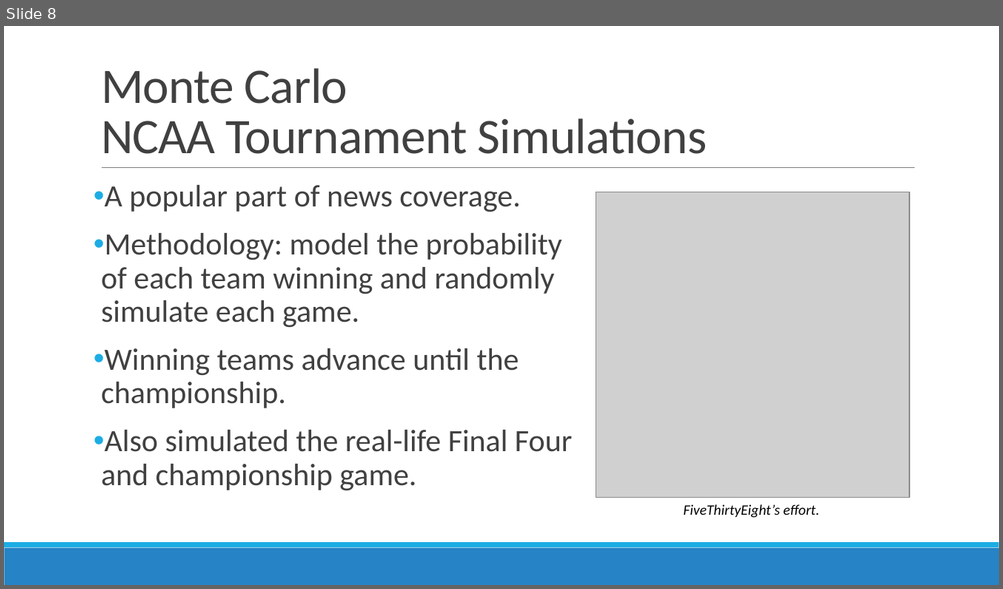
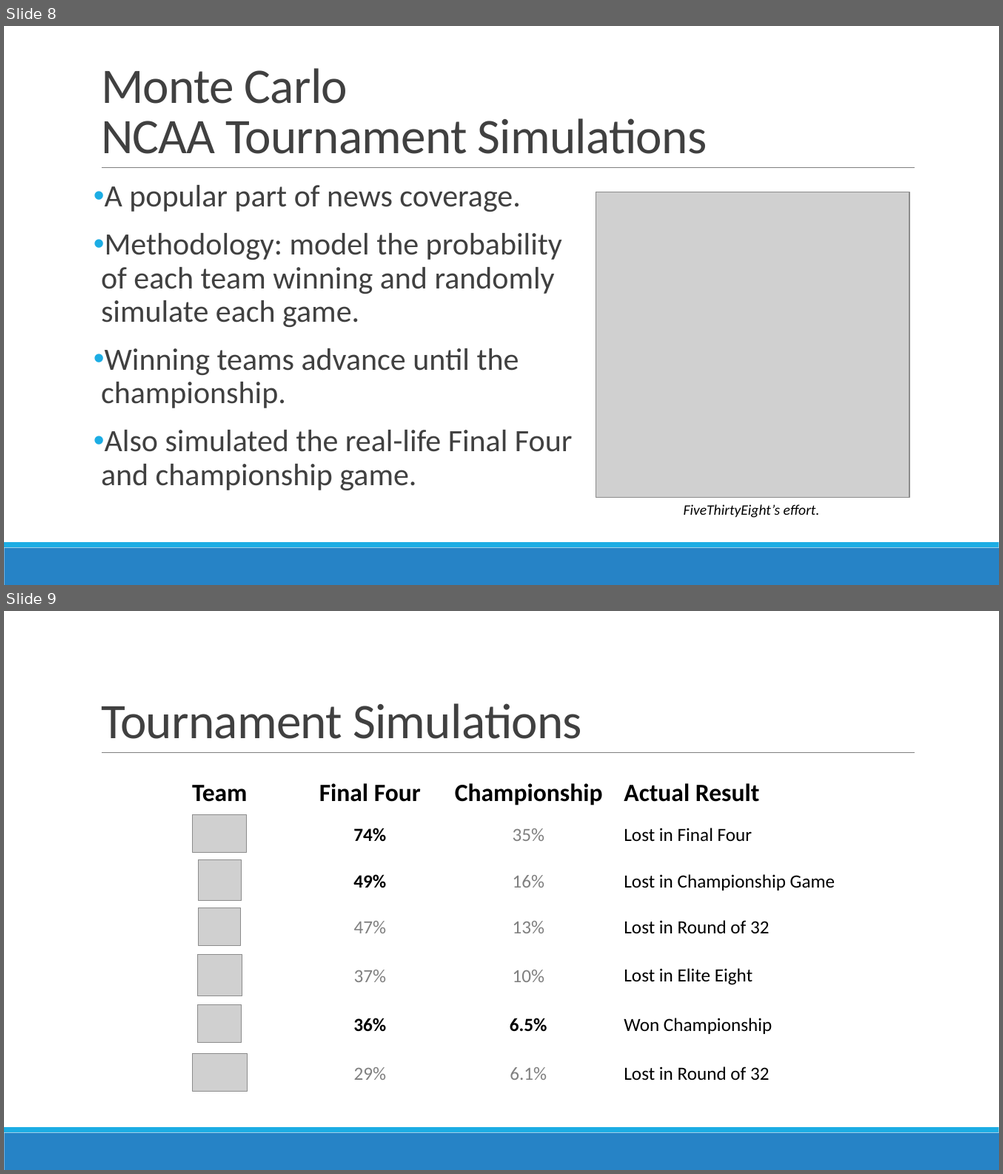
Before and after one commit to micahlanier/bayesket-ball, a slide deck: screen_cast/Screen_cast.pptx. Shown one above the other, each under a label of ours: slide 8 before the commit, slides 8 and 9 after it. The pictures are 1003x589 and 1003x1174 pixels, drawn with LibreOffice and Linux fonts; fonts in the diff are those of the drawing; grey boxes stand for pictures. Boxes give left, top, right and bottom in pixels: in the first picture for what was removed or moved away, otherwise in the second. Text is boxed around its words. In the diff, an @@ line names an element or a change of style, - is before the commit and + after.

Commit message:
Added simulation outcomes

```diff
--- a/screen_cast/Screen_cast.pptx
+++ b/screen_cast/Screen_cast.pptx
@@ slide 9 added at bbox=[4, 611, 999, 1170], background #FFFFFF; not listed: 3 template elements that a slide beside it also shows @@
@@ title added at bbox=[101, 703, 582, 739], 48 pt, text #404040 @@
+Tournament Simulations
@@ text added at bbox=[192, 785, 247, 802], 24 pt, text #000000, bold @@
+Team
@@ text added at bbox=[319, 783, 421, 802], 24 pt, text #000000, bold @@
+Final Four
@@ text added at bbox=[455, 783, 603, 806], 24 pt, text #000000, bold @@
+Championship
@@ text added at bbox=[623, 783, 760, 802], 24 pt, text #000000, bold @@
+Actual Result
@@ picture added at bbox=[193, 815, 247, 853] @@
@@ text added at bbox=[353, 828, 386, 842], 18 pt, text #000000, bold @@
+74%
@@ text added at bbox=[512, 829, 544, 841], 18 pt, text #808080 @@
+35%
@@ text added at bbox=[623, 828, 752, 842], 18 pt, text #000000 @@
+Lost in Final Four
@@ picture added at bbox=[198, 860, 242, 901] @@
@@ text added at bbox=[353, 874, 386, 889], 18 pt, text #000000, bold @@
+49%
@@ text added at bbox=[512, 875, 544, 888], 18 pt, text #808080 @@
+16%
@@ text added at bbox=[623, 874, 835, 891], 18 pt, text #000000 @@
+Lost in Championship Game
@@ picture added at bbox=[199, 908, 241, 946] @@
@@ text added at bbox=[354, 921, 386, 934], 18 pt, text #808080 @@
+47%
@@ text added at bbox=[512, 921, 544, 934], 18 pt, text #808080 @@
+13%
@@ text added at bbox=[623, 920, 769, 934], 18 pt, text #000000 @@
+Lost in Round of 32
@@ picture added at bbox=[197, 955, 242, 996] @@
@@ text added at bbox=[354, 970, 386, 982], 18 pt, text #808080 @@
+37%
@@ text added at bbox=[512, 970, 544, 982], 18 pt, text #808080 @@
+10%
@@ text added at bbox=[623, 968, 752, 985], 18 pt, text #000000 @@
+Lost in Elite Eight
@@ picture added at bbox=[198, 1005, 242, 1043] @@
@@ text added at bbox=[353, 1018, 386, 1032], 18 pt, text #000000, bold @@
+36%
@@ text added at bbox=[509, 1018, 547, 1032], 18 pt, text #000000, bold @@
+6.5%
@@ text added at bbox=[623, 1018, 771, 1034], 18 pt, text #000000 @@
+Won Championship
@@ picture added at bbox=[192, 1054, 247, 1091] @@
@@ text added at bbox=[354, 1068, 386, 1080], 18 pt, text #808080 @@
+29%
@@ text added at bbox=[509, 1068, 546, 1080], 18 pt, text #808080 @@
+6.1%
@@ text added at bbox=[623, 1067, 769, 1081], 18 pt, text #000000 @@
+Lost in Round of 32
```
Also in this commit, not shown: 1 other slide added, 2 slides removed.
